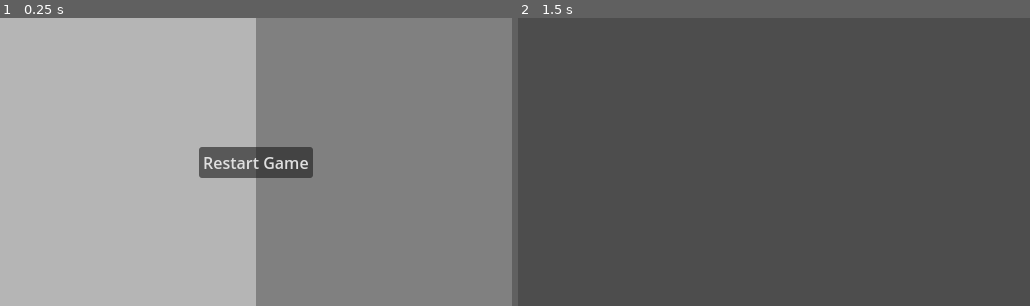
Above: before the commit, frames 1-2 (left to right).
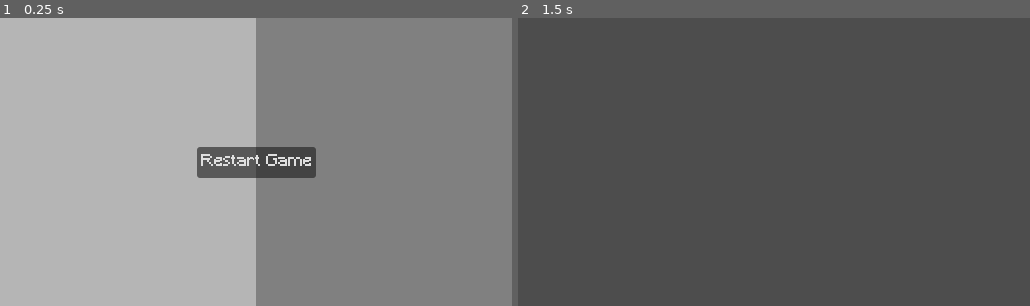
Above: after the commit, the same moments.

Repository: Joinsider/HetznerGamejam2025
Game: Godot game, scene res://scene/GameOver.tscn
Two runs of this game, one before a commit and one after it. Both use one fixed random seed, a clock stepped at 60 frames per second and the inputs below.
Inputs:
- Up to frame 1 (0.25 s): no input
- Up to frame 2 (1.5 s): click "Restart Game" at 0.5 s; tap Enter at 1.25 s

The runs differ from the first frame. In frame 1, 0.7% of the frame differs, in the area x 38-62%, y 44-56%; in frame 2, nothing differs.

Commit message:
Adds Custom Theme

Diff:
--- a/project.godot
+++ b/project.godot
@@ -23,6 +23,11 @@
 window/size/initial_screen=1
 window/stretch/mode="canvas_items"
 
+[gui]
+
+theme/custom="uid://ctbe20oi50s8b"
+theme/custom_font="uid://bcbvw8rdcndk"
+
 [rendering]
 
 textures/vram_compression/import_etc2_astc=true
